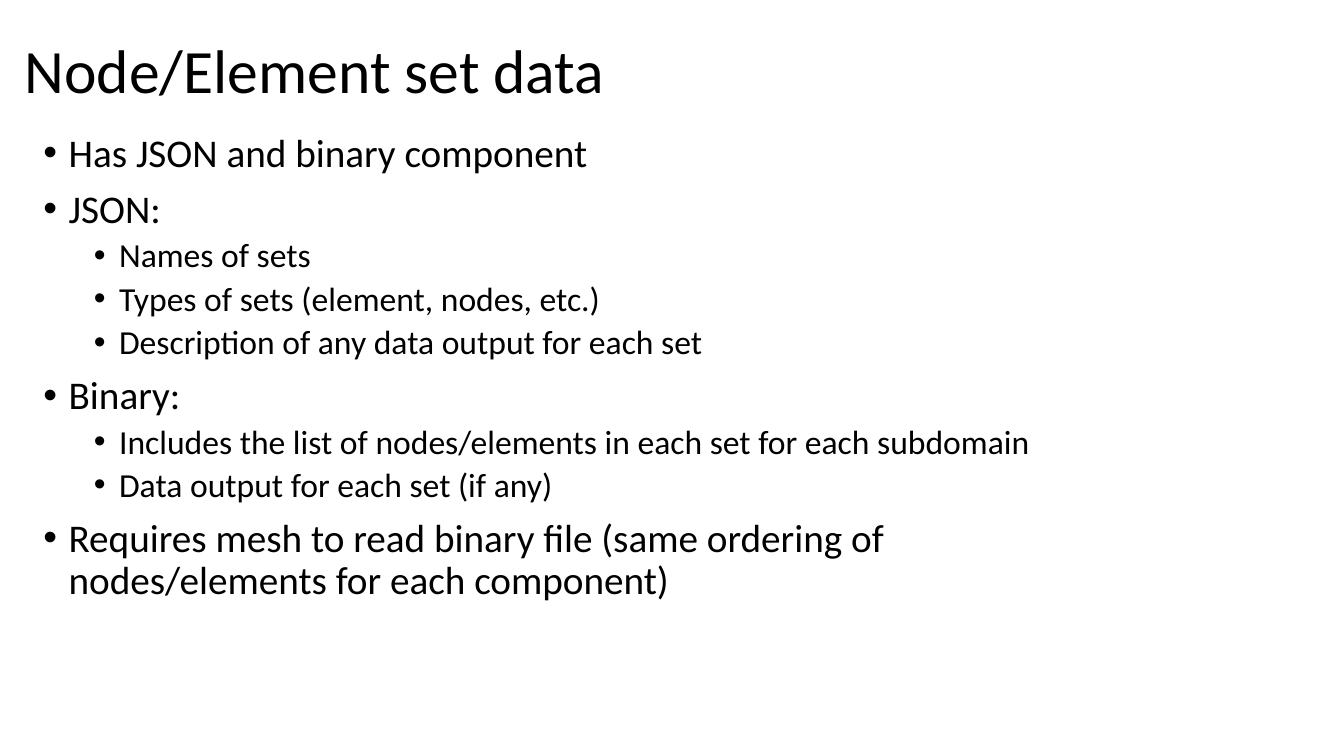
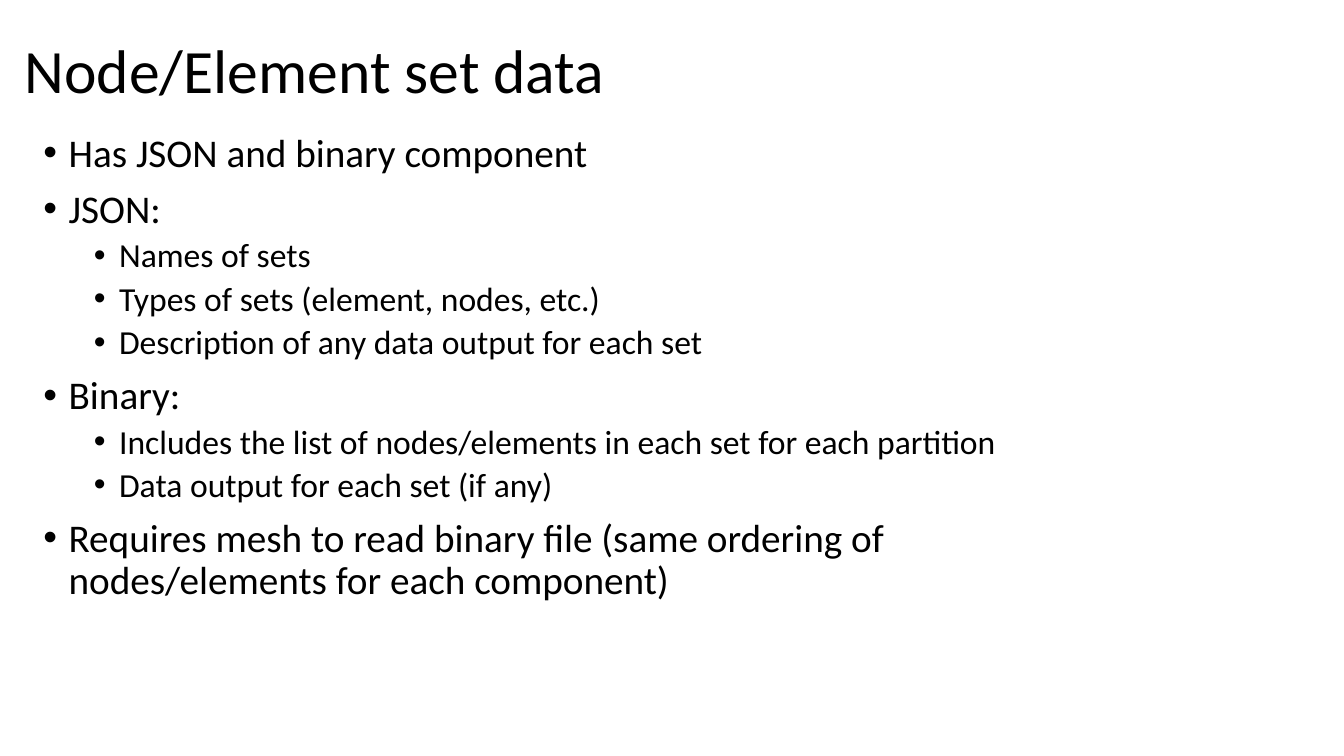
Before and after one commit to afrl/sheff-fea-io, a slide deck: slide 9 of docs/FormatSpecification.pptx (slide 10 before the commit). Drawn at 1344x756 pixels with LibreOffice and Linux fonts; fonts in the diff are those of the drawing. Boxes give left, top, right and bottom in pixels: in the first picture for what was removed or moved away, otherwise in the second. Text is boxed around its words. In the diff, an @@ line names an element or a change of style, - is before the commit and + after.

```diff
--- a/docs/FormatSpecification.pptx
+++ b/docs/FormatSpecification.pptx
@@ text at (x1=119, y1=430, x2=995, y2=460): text changed @@
-  • Includes the list of nodes/elements in each set for each subdomain
+  • Includes the list of nodes/elements in each set for each partition
```
Also in this commit, not shown: 7 other slides changed, 1 slide removed, 6 other files.
